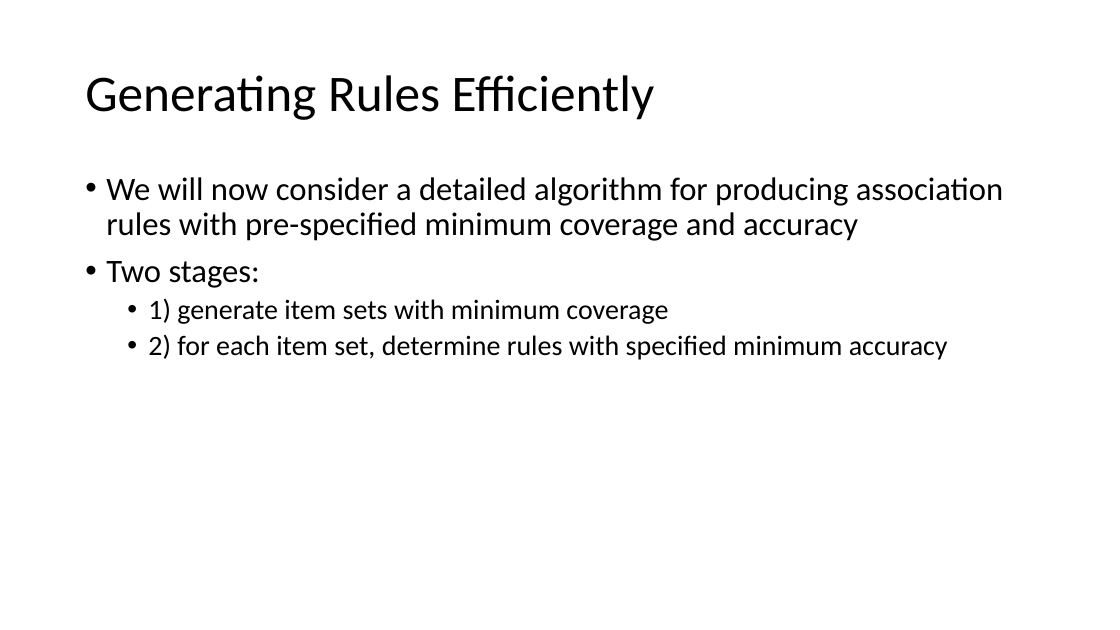
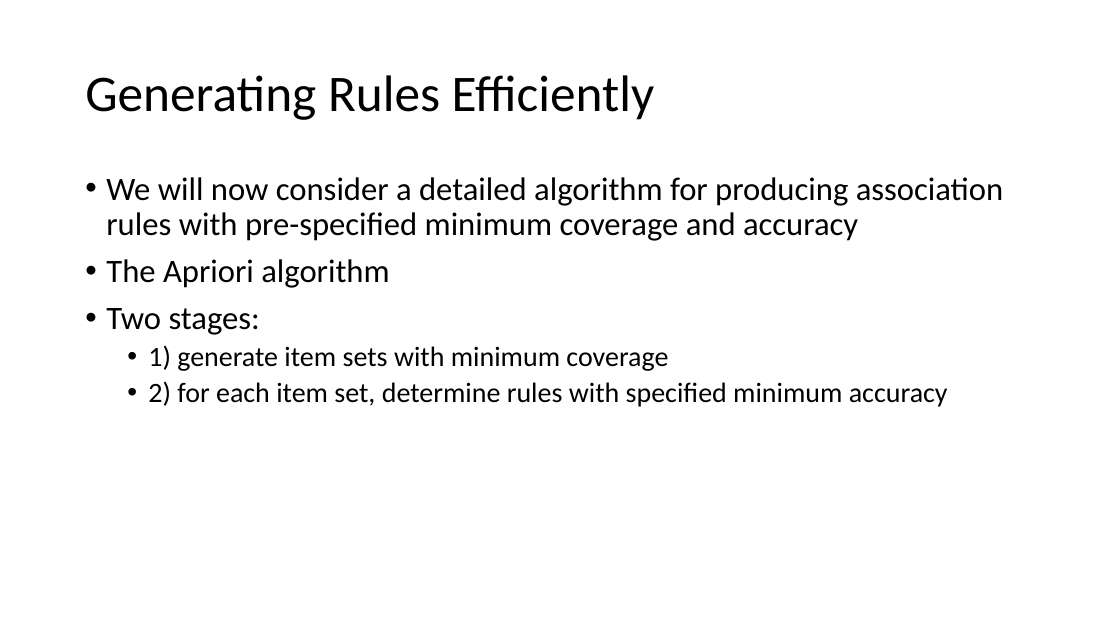
Before and after one commit to russellu/cs405, a slide deck: slide 15 of Lecture_06.pptx. Drawn at 1120x630 pixels with LibreOffice and Linux fonts; fonts in the diff are those of the drawing. Boxes give left, top, right and bottom in pixels: in the first picture for what was removed or moved away, otherwise in the second. Text is boxed around its words. In the diff, an @@ line names an element or a change of style, - is before the commit and + after.

```diff
--- a/Lecture_06.pptx
+++ b/Lecture_06.pptx
@@ text at [106, 259, 389, 288]: paragraph added @@
+• The Apriori algorithm
```
Also in this commit, not shown: 13 other slides changed, 1 slide added, 3 other files.
